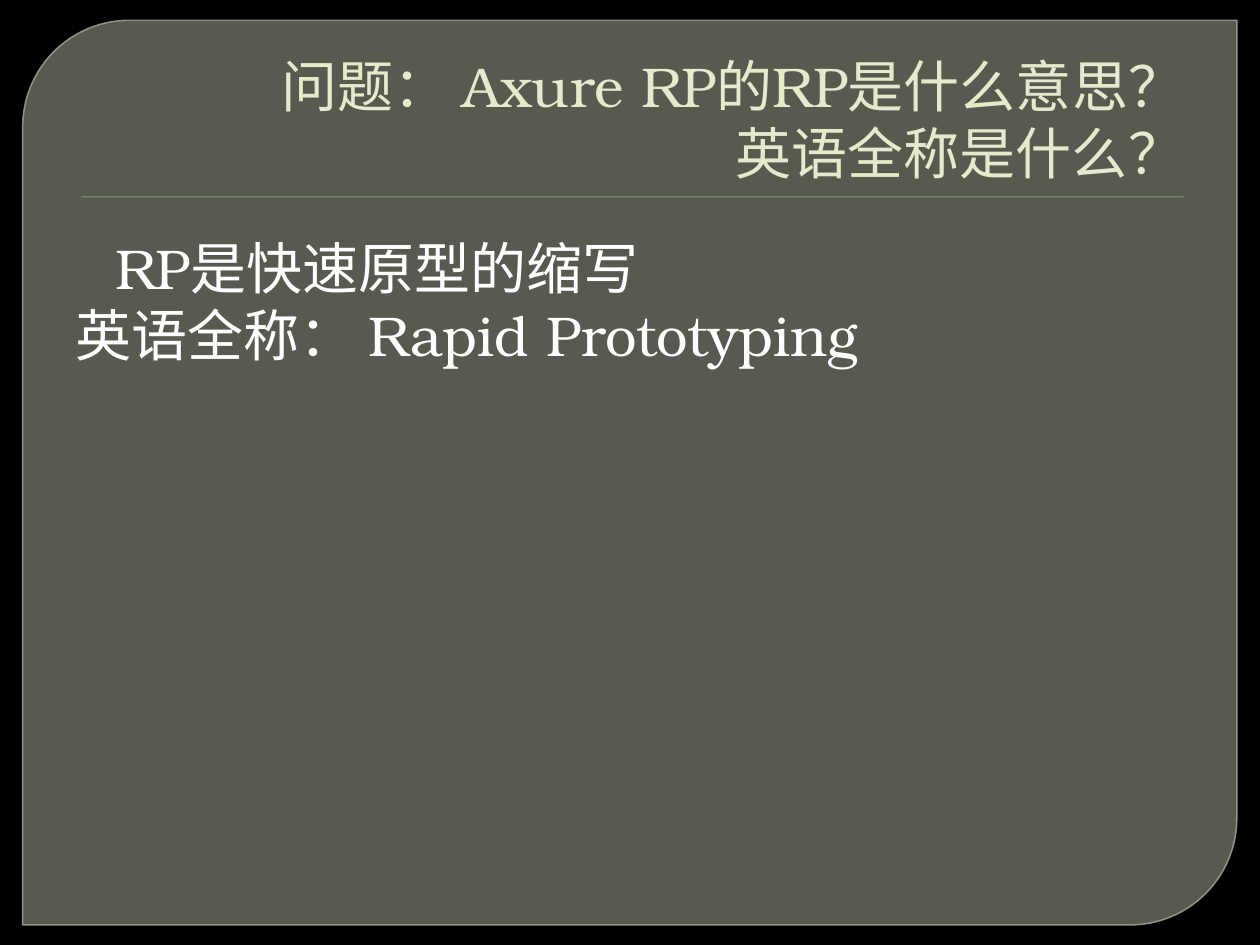
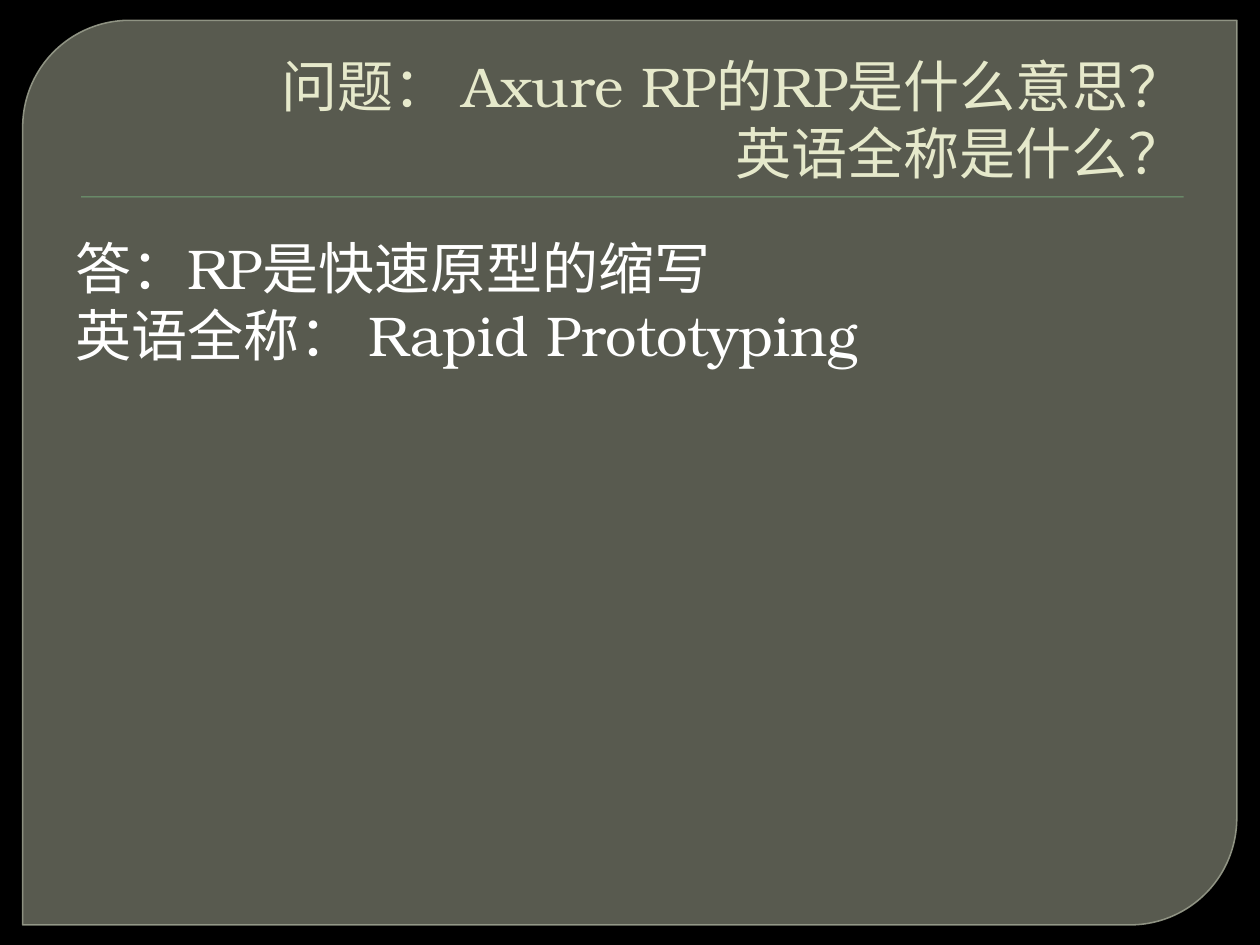
Before and after one commit to tzy502/G16, a slide deck: slide 5 of UML/界面原型-G16.pptx (slide 3 before the commit). Drawn at 1260x945 pixels with LibreOffice and Linux fonts; fonts in the diff are those of the drawing; background and template pictures are left out. Boxes give left, top, right and bottom in pixels: in the first picture for what was removed or moved away, otherwise in the second. Text is boxed around its words. In the diff, an @@ line names an element or a change of style, - is before the commit and + after.

```diff
--- a/UML/界面原型-G16.pptx
+++ b/UML/界面原型-G16.pptx
@@ text at <box>75,242,710,294</box>: text changed @@
-RP是快速原型的缩写
+答：RP是快速原型的缩写
```
Also in this commit, not shown: 3 other slides changed, 2 slides added, 1 slide removed, 1 other file.
